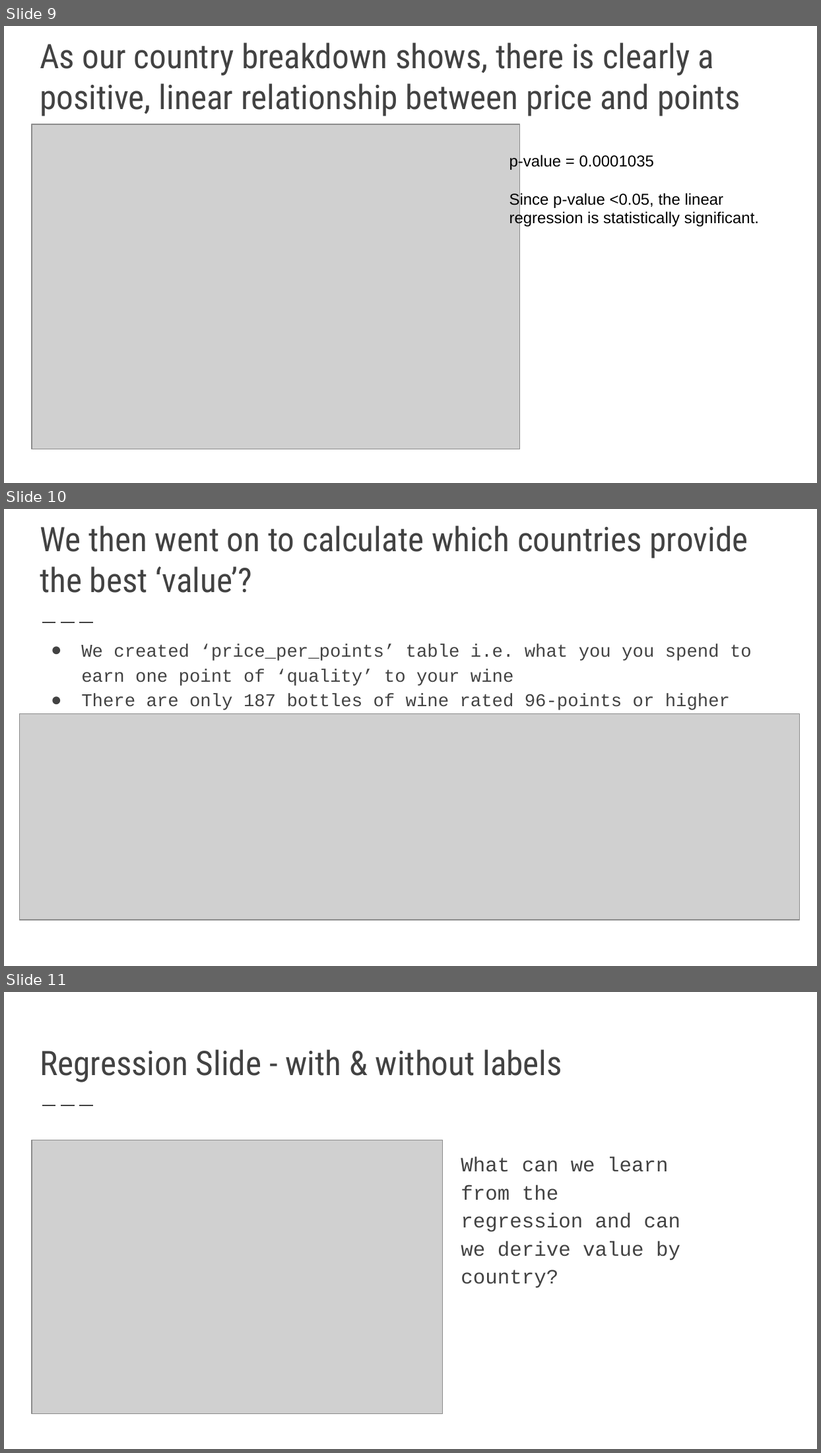
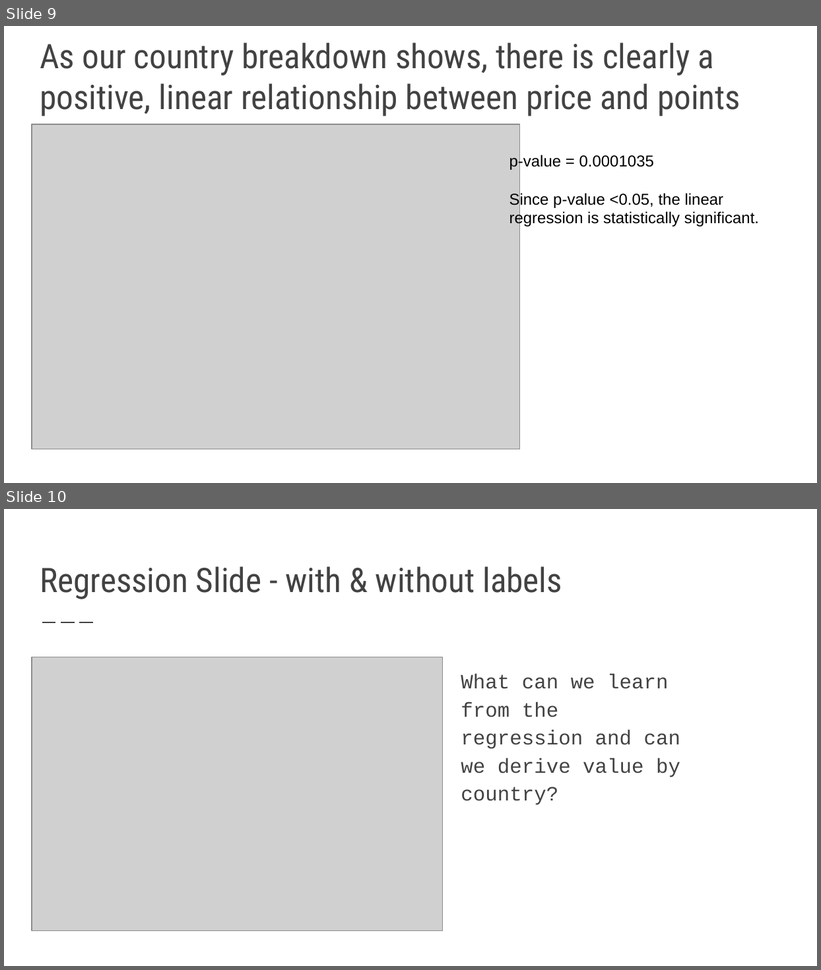
Before and after one commit to Dan-Bruen/Data_Sommeliers, a slide deck: Project 1 - Wine_Final.pptx. Shown one above the other, each under a label of ours: slides 9, 10 and 11 before the commit, slides 9 and 10 after it. The pictures are 821x1453 and 821x970 pixels, drawn with LibreOffice and Linux fonts; fonts in the diff are those of the drawing; grey boxes stand for pictures. Boxes give left, top, right and bottom in pixels: in the first picture for what was removed or moved away, otherwise in the second. Text is boxed around its words. In the diff, an @@ line names an element or a change of style, - is before the commit and + after.

Commit message:
updated final ppt

```diff
--- a/Project 1 - Wine_Final.pptx
+++ b/Project 1 - Wine_Final.pptx
@@ slide 10 removed at box(4, 509, 817, 966), background #FFFFFF; not listed: 1 template element that a slide beside it also shows @@
@@ title removed at box(40, 525, 748, 593) @@
-We then went on to calculate which countries provide the best ‘value’?
@@ text removed at box(81, 644, 752, 710) @@
-● We created ‘price_per_points’ table i.e. what you you spend to earn one point of ‘quality’ to your wine
-● There are only 187 bottles of wine rated 96-points or higher
@@ picture removed at box(19, 714, 799, 920) @@
@@ what was slide 11 is now slide 10 @@
```
